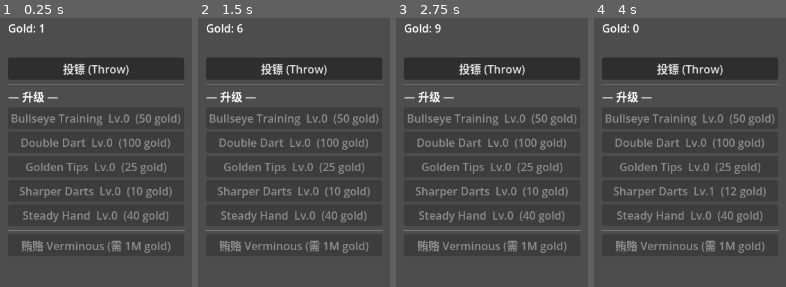
Above: before the commit, frames 1-4 (left to right).
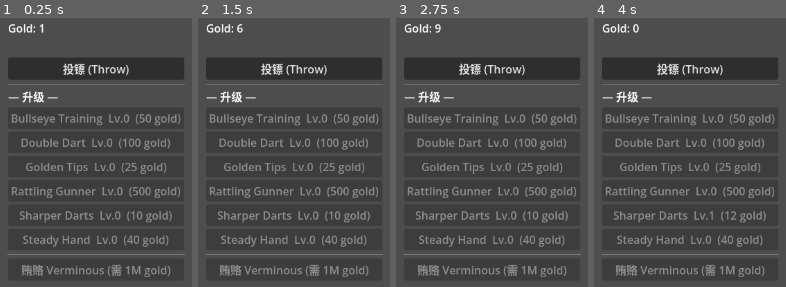
Above: after the commit, the same moments.

Repository: bearluo/godot-core-kit
Game: Godot game, scene res://examples/fortune-mill/scenes/world.tscn
The game is run twice, just before and just after one commit, with the same random seed, the same clock (stepped at 60 frames per second) and the same inputs.
Inputs (mouse positions are in pixels of both pictures, inside the frame that each line leads up to):
- Up to frame 1 (0.25 s): no input
- Up to frame 2 (1.5 s): click "投镖 (Throw)" at 0.5 s; tap Enter (ui_accept) at 1.25 s; move the mouse to (outside the picture) at 1.27 s; hold Up from 1.28 s (still down); tap Space at 1.35 s; click (outside the picture) at 1.42 s
- Up to frame 3 (2.75 s): tap Enter (ui_accept) at 1.52, 2 s; release Up at 2 s; drag from (outside the picture) to (outside the picture) at 2.02 s
- Up to frame 4 (4 s): tap Enter (ui_accept) at 2.75 s; move the mouse to (outside the picture) at 2.77 s; hold Up 2.78-3.5 s; tap F at 2.85 s; click "Sharper Darts Lv.0 (10 gold)" at 3.5 s

The runs differ from the first frame. In frame 1, 6.4% of the frame differs, in the area x 3-97%, y 62-97%; in frame 2, 6.4%; in frame 3, 6.4%; in frame 4, 6.3%.

Commit message:
feat(fortune-mill): DartsRoom 自动产率+produce(dt)+Rattling Gunner 升级(P1)
auto_gold_rate() 确定性期望 gold/秒 = throws/s × 多镖 × 单镖聚合 ×
靶心期望倍率(权重 1/tier^2,与 _roll_tier 同分布);在线 produce(dt)
与离线 KitOffline 同用此率,保证「离线 1h ≈ 在线 1h」。手动 throw 仍 RNG。
Rattling Gunner: kind=automation → throws_per_sec 加法修正器,无需特判。
test_fortune_darts 扩 3 断言(无自动化 0 产率/确定性公式/买升级抬产率)。

Co-Authored-By: Claude Opus 4.8 (1M context) <noreply@anthropic.com>

Diff:
--- /dev/null
+++ b/examples/fortune-mill/data/dart_upgrades/rattling_gunner.tres
@@ -0,0 +1,15 @@
+[gd_resource type="Resource" script_class="DartUpgradeDef" load_steps=2 format=3]
+
+[ext_resource type="Script" path="res://examples/fortune-mill/defs/dart_upgrade_def.gd" id="1"]
+
+[resource]
+script = ExtResource("1")
+id = &"rattling_gunner"
+title = "Rattling Gunner"
+kind = &"automation"
+target = &"throws_per_sec"
+op = &"add"
+effect_per_level = 0.5
+base_cost = 500.0
+growth = 1.9
+max_level = 25
--- a/examples/fortune-mill/systems/darts_room.gd
+++ b/examples/fortune-mill/systems/darts_room.gd
@@ -76,6 +76,41 @@
 	return top
 
 
+## 自动产出的期望 gold/秒(确定性:throws/s × 多镖 × 单镖聚合值 × 靶心期望倍率)。
+## throws_per_sec 基值 0,买 Rattling Gunner 才 >0。在线 produce 与离线结算同用此率,
+## 故「离线 1h ≈ 在线 1h」。手动 throw() 仍走 RNG(有起伏),自动化走期望值(平滑)。
+func auto_gold_rate() -> float:
+	var tps := _modifiers.value_for(&"throws_per_sec", 0.0)
+	if tps <= 0.0:
+		return 0.0
+	var darts := maxi(1, int(_modifiers.value_for(&"darts_per_throw", 1.0)))
+	var per_dart := _modifiers.value_for(&"gold_per_dart", DART_BASE)
+	return tps * float(darts) * per_dart * _expected_bullseye()
+
+
+## 当前可命中档位(1..max_tier)的靶心倍率期望;权重 1/tier^2,与 _roll_tier 同分布。
+func _expected_bullseye() -> float:
+	var top := max_tier()
+	var sum := 0.0
+	var wsum := 0.0
+	for tier in range(1, top + 1):
+		var w := 1.0 / float(tier * tier)
+		wsum += w
+		sum += w * BULLSEYE[tier - 1]
+	return sum / wsum
+
+
+## 自动化产出 dt 秒的 gold(确定性,按 auto_gold_rate)。返回本次新增 gold。
+func produce(dt: float) -> float:
+	if dt <= 0.0:
+		return 0.0
+	var g := auto_gold_rate() * dt
+	if g <= 0.0:
+		return 0.0
+	_currency.add(g)
+	return g
+
+
 ## 买一级升级。买不起 / 已满级 / 无此 def → false。
 func buy_upgrade(id: StringName) -> bool:
 	var def = _registry.get_def(&"dart_upgrade", id)
--- a/test/test_fortune_darts.gd
+++ b/test/test_fortune_darts.gd
@@ -135,6 +135,43 @@
 	if absf(mods12.value_for(&"gold_per_dart", DartsRoom.DART_BASE) - DartsRoom.DART_BASE) > 0.0001:
 		print("FAIL 12c: from_dict 应清残留,gold_per_dart 回 base %s,实际 %s" % [DartsRoom.DART_BASE, mods12.value_for(&"gold_per_dart", DartsRoom.DART_BASE)]); failures += 1
 
+	# 13. auto_gold_rate:无自动投升级(throws_per_sec 基值 0)→ 0;produce 不加 gold
+	var t13 = _make_room(reg)
+	var room13 = t13[0]; var cur13 = t13[1]
+	if absf(room13.auto_gold_rate()) > 0.0001:
+		print("FAIL 13a: 无自动化产率应 0,实际 %s" % room13.auto_gold_rate()); failures += 1
+	var g13 = cur13.get_amount()
+	room13.produce(5.0)
+	if absf(cur13.get_amount() - g13) > 0.0001:
+		print("FAIL 13b: 无自动化 produce 不应加 gold"); failures += 1
+
+	# 14. auto_gold_rate 确定性公式:注入 throws_per_sec=2。top=1 → E[bullseye]=1.5;
+	#     darts=1;per_dart=DART_BASE=1.0 → rate=2×1×1×1.5=3.0(确定性,无 RNG)
+	var t14 = _make_room(reg)
+	var room14 = t14[0]; var cur14 = t14[1]; var mods14 = t14[2]
+	mods14.set_modifier(&"throws_per_sec", &"test_auto", &"add", 2.0)
+	if absf(room14.auto_gold_rate() - 3.0) > 0.0001:
+		print("FAIL 14a: rate 应 2×1×1×1.5=3.0,实际 %s" % room14.auto_gold_rate()); failures += 1
+	var made14 = room14.produce(4.0)   # 3×4=12
+	if absf(made14 - 12.0) > 0.0001:
+		print("FAIL 14b: produce(4s) 应 12,实际 %s" % made14); failures += 1
+	if absf(cur14.get_amount() - 12.0) > 0.0001:
+		print("FAIL 14c: produce 应入账 12,实际 %s" % cur14.get_amount()); failures += 1
+	if absf(room14.produce(0.0)) > 0.0001:
+		print("FAIL 14d: produce(0) 应 0"); failures += 1
+
+	# 15. 买 Rattling Gunner 自动投升级 → throws_per_sec 抬到 >0,rate 随之 >0
+	var reg15 = KitDataRegistry.new()
+	reg15.register(&"dart_upgrade", &"rattling", _def(&"rattling", &"automation", &"throws_per_sec", &"add", 0.5, 500.0, 1.9, 25))
+	var t15 = _make_room(reg15)
+	var room15 = t15[0]; var cur15 = t15[1]
+	cur15.add(1000.0)
+	if not room15.buy_upgrade(&"rattling") or room15.level_of(&"rattling") != 1:
+		print("FAIL 15a: 买 rattling 应成功 level1"); failures += 1
+	# L1: throws_per_sec +0.5;top=1,per_dart=1,darts=1 → rate=0.5×1×1×1.5=0.75
+	if absf(room15.auto_gold_rate() - 0.75) > 0.0001:
+		print("FAIL 15b: rattling L1 rate 应 0.75,实际 %s" % room15.auto_gold_rate()); failures += 1
+
 	if failures == 0:
 		print("test_fortune_darts: ALL PASS")
 		quit(0)
